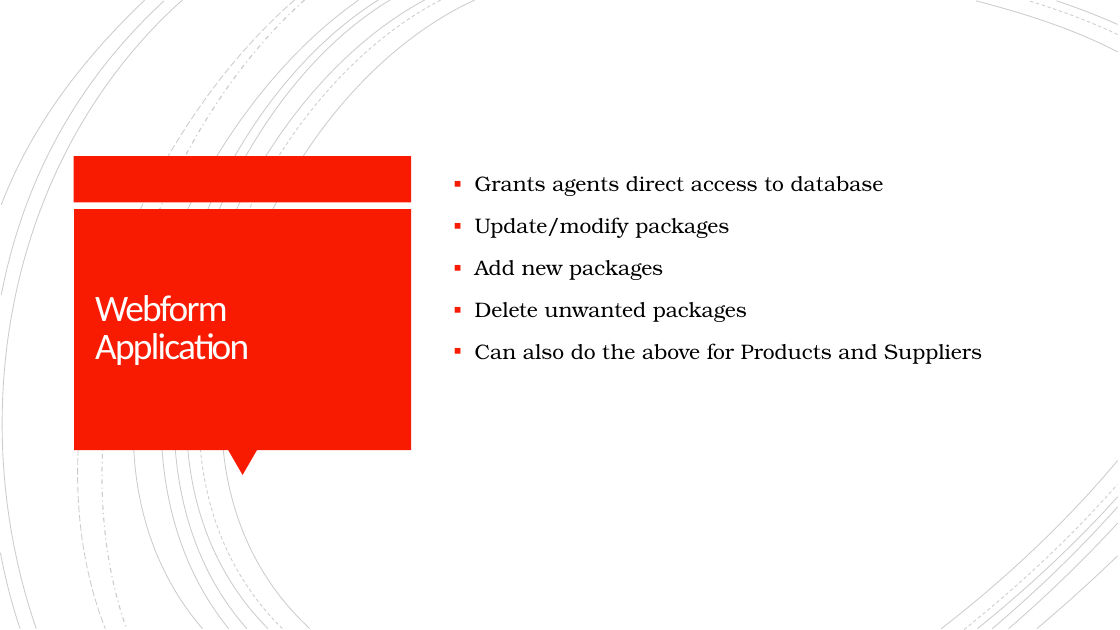
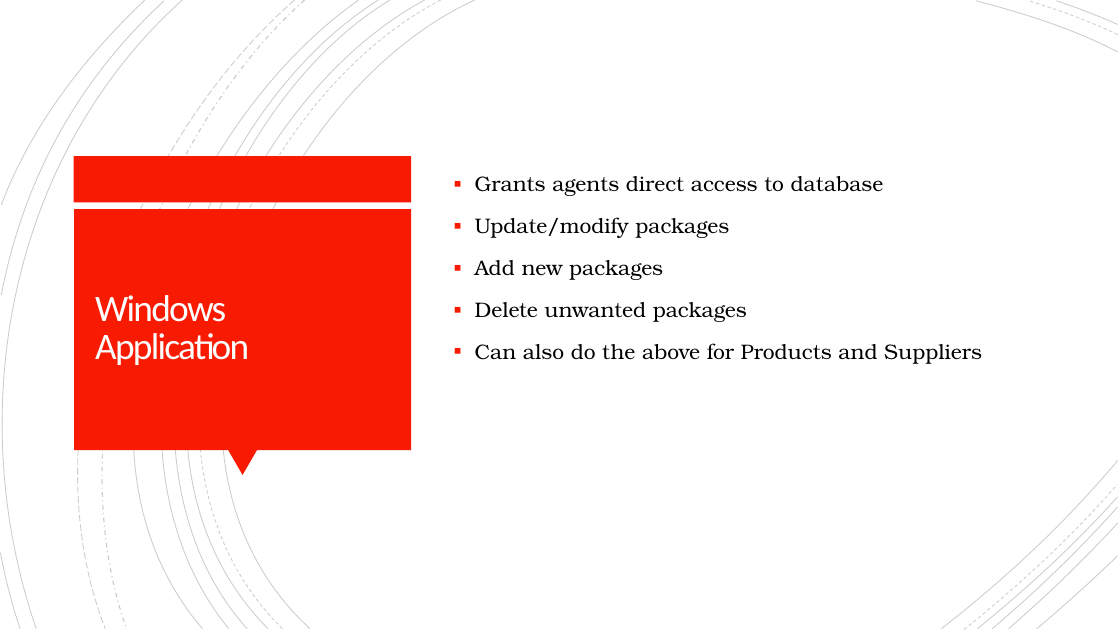
Before and after one commit to Noxirus/Brogrammers-Workshop-5, a slide deck: slide 3 of Travel Experts Project Presentation.pptx. Drawn at 1120x630 pixels with LibreOffice and Linux fonts; fonts in the diff are those of the drawing. Boxes give left, top, right and bottom in pixels: in the first picture for what was removed or moved away, otherwise in the second. Text is boxed around its words. In the diff, an @@ line names an element or a change of style, - is before the commit and + after.

```diff
--- a/Travel Experts Project Presentation.pptx
+++ b/Travel Experts Project Presentation.pptx
@@ title at (x1=95, y1=295, x2=249, y2=365): text changed @@
-Webform Application
+Windows Application
```
Also in this commit, not shown: 1 other slide changed.
